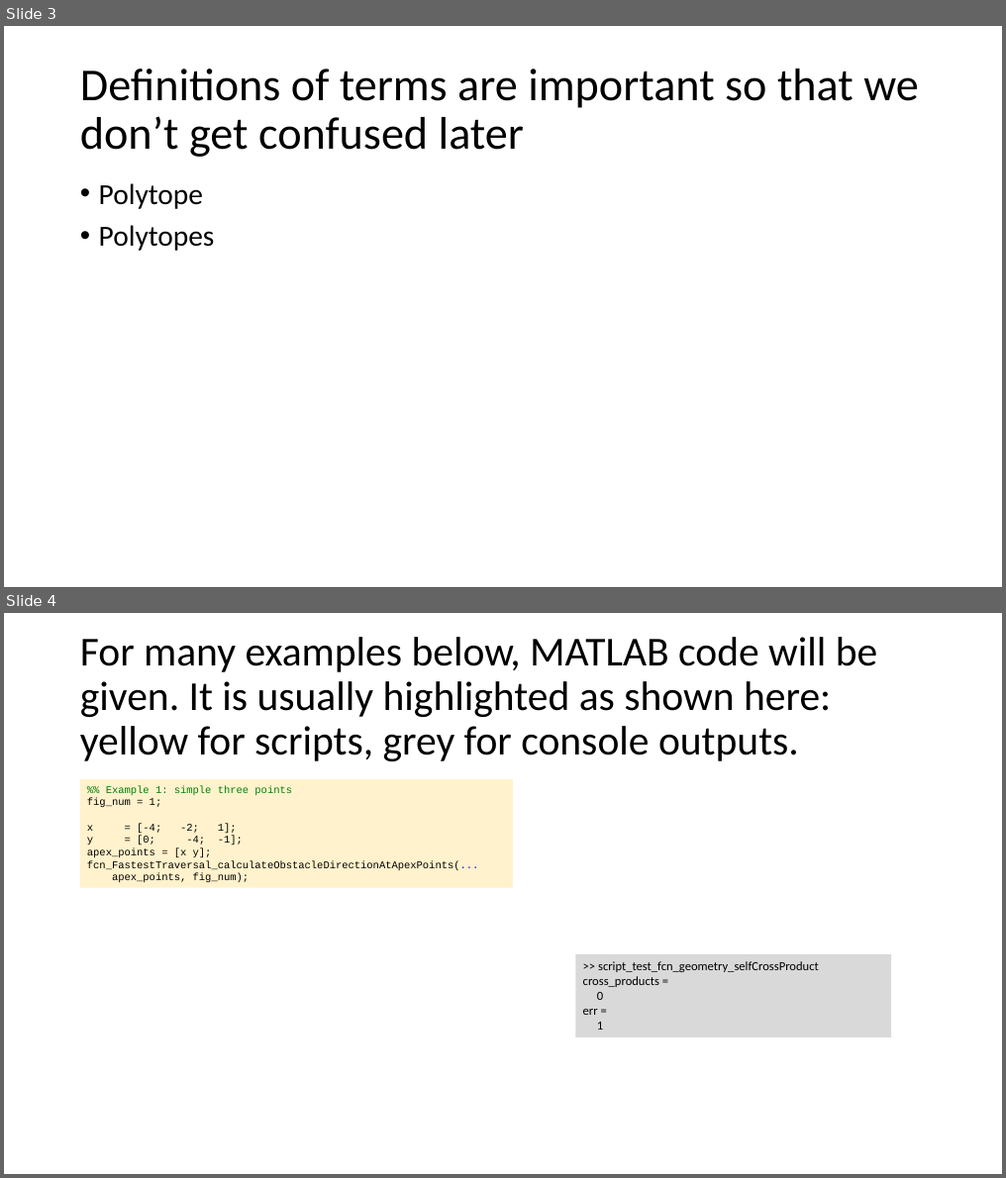
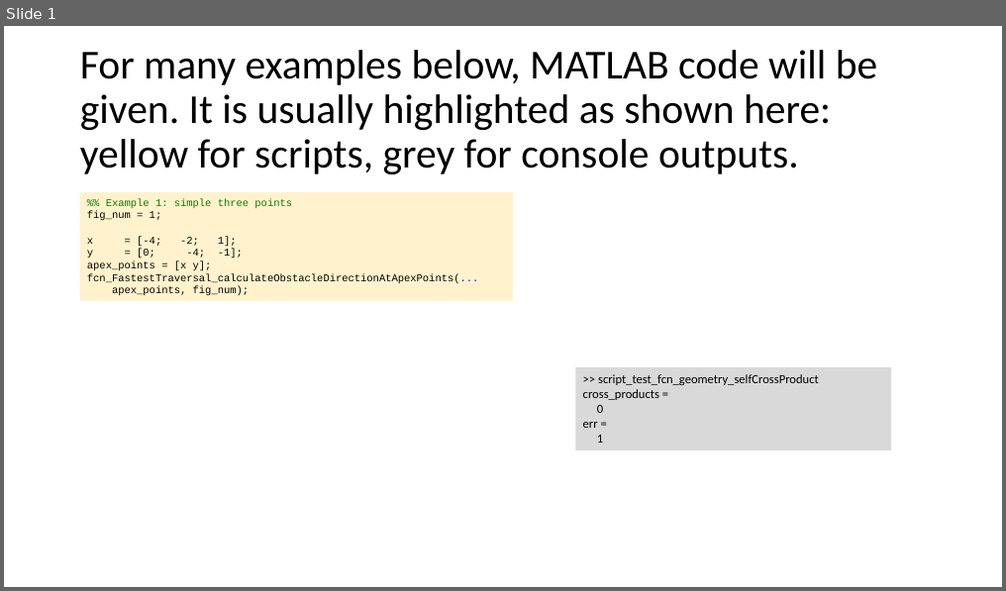
Before and after one commit to ivsg-psu/PathPlanning_MapTools_MapGenClassLibrary, a slide deck: Documents/MapGenClassLibrary.pptx. Shown one above the other, each under a label of ours: slides 3 and 4 before the commit, slide 1 after it. The pictures are 1006x1178 and 1006x591 pixels, drawn with LibreOffice and Linux fonts; fonts in the diff are those of the drawing. Boxes give left, top, right and bottom in pixels: in the first picture for what was removed or moved away, otherwise in the second. Text is boxed around its words. In the diff, an @@ line names an element or a change of style, - is before the commit and + after.

```diff
--- a/Documents/MapGenClassLibrary.pptx
+++ b/Documents/MapGenClassLibrary.pptx
@@ slide 3 removed at bbox=[4, 26, 1002, 587], background #FFFFFF @@
@@ title removed at bbox=[80, 69, 919, 157] @@
-Definitions of terms are important so that we don’t get confused later
@@ text removed at bbox=[99, 183, 215, 251] @@
-• Polytope
-• Polytopes
@@ what was slide 4 is now slide 1 @@
```
Also in this commit, not shown: 2 other slides removed, 17 other files.
